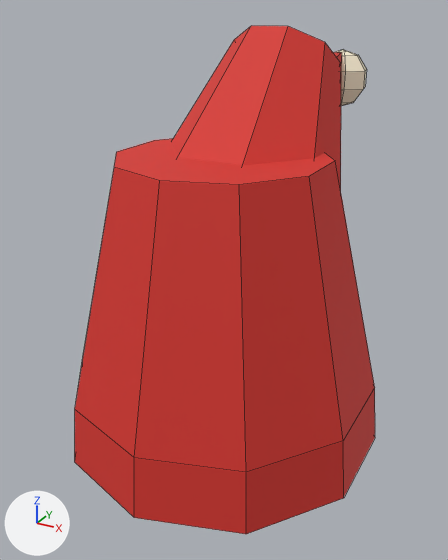
Before and after pictures for a commit that changed the Blender file art/blend/gnomeHat.blend.
Rendered twice from a camera (50 mm lens) standing at (0.31, -0.56, 0.336) and looking at (-0.033, 0.063, 0.024). Arrows for +X, +Y and +Z are at lower left; the lights stay in place. The older version comes first. Mesh edges are drawn as thin lines.

Before the edit, the objects in view are built like this:
```python
me_gnomehat = bpy.data.meshes.new('gnomeHat')
me_gnomehat.from_pydata(...)  # 109 vertices, 94 faces; spans x -0.176..0.176, y -0.185..0.398, z -0.135..0.317
# faces by material slot: [44, 35, 15]
me_gnomehat.materials.append(mat_t_d8342c)  # red #d8342c
me_gnomehat.materials.append(mat_c_fff4d8)  # pale yellow #fff4d8
me_gnomehat.materials.append(mat_e_fff4a0)  # yellow #fff4a0, glowing yellow #fff4a0
# before: 0 (0.0, 0.185, -0.135), 1 (0.0, 0.178, -0.065), 2 (0.109, 0.15, -0.135), 3 (0.105, 0.144, -0.065), 4 (0.176, 0.057, -0.135) at pixel (375, 437)
# before: 5 (0.169, 0.055, -0.065) at pixel (374, 387), 6 (0.176, -0.057, -0.135) at pixel (343, 498), 7 (0.169, -0.055, -0.065) at pixel (343, 440), 8 (0.109, -0.15, -0.135) at pixel (246, 534), 9 (0.105, -0.144, -0.065) at pixel (246, 472)
# before: 10 (0.0, -0.185, -0.135) at pixel (134, 517), 11 (0.0, -0.178, -0.065) at pixel (134, 457), 12 (-0.109, -0.15, -0.135) at pixel (74, 462), 13 (-0.105, -0.144, -0.065) at pixel (74, 409), 14 (-0.176, -0.057, -0.135)
# before: 15 (-0.169, -0.055, -0.065) at pixel (82, 357), 16 (-0.176, 0.057, -0.135), 17 (-0.169, 0.055, -0.065), 18 (-0.109, 0.15, -0.135), 19 (-0.105, 0.144, -0.065)
ob_gnomehat = bpy.data.objects.new('gnomeHat', me_gnomehat)
ob_gnomehat.location = (0.0, 0.0, 0.0)
```
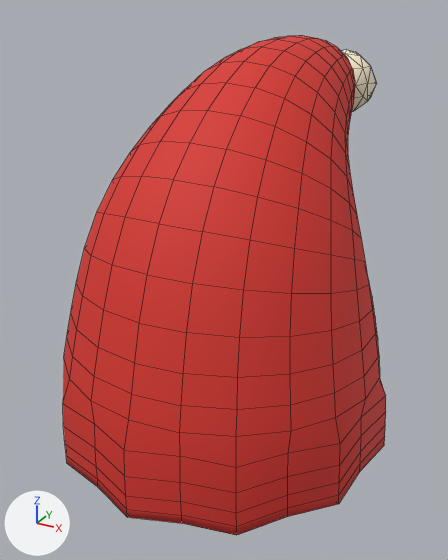
Boxes [x1, y1, x2, y2] around the edits, measured in the pictures (448 x 560 px):
'gnomeHat', reshaped (8% wider): before [75, 26, 375, 534]; after [63, 35, 386, 535]
part 1 of me_gnomehat, rebuilt (19% wider, 9% taller): before [337, 49, 367, 106]; after [341, 49, 377, 111]
part 2 of me_gnomehat, rebuilt (8% wider, 50% taller): before [75, 139, 375, 472]; after [63, 35, 386, 535]
part 3 of me_gnomehat, deleted (red): before [172, 26, 341, 190]
part 4 of me_gnomehat, deleted (mostly hidden): before [333, 52, 342, 64]
part 5 of me_gnomehat, deleted (red): before [75, 388, 375, 534]

The change, as a list of edits to the scene's bpy script:
```text
Add mat_t_3a2a22:
    mat_t_3a2a22 = principled_material('T_3a2a22')
    mat_t_3a2a22.base_color = (0.0423, 0.0232, 0.016)  # brown #3a2a22
    mat_t_3a2a22.roughness = 0.75
Change me_gnomehat:
    used by ob_gnomehat; location = (0.0, 0.0, 0.0)
    verts and faces of me_gnomehat; kept vertices keep their numbers, new ones are numbered from 109
    remove me_gnomehat.from_pydata(...)  # 109 vertices, 94 faces; spans x -0.176..0.176, y -0.185..0.398, z -0.135..0.317
    add me_gnomehat.from_pydata(...)  # 737 vertices, 783 faces; spans x -0.194..0.194, y -0.196..0.424, z -0.125..0.305
    me_gnomehat part 1: the loose piece of 30 vertices spanning x -0.037..0.037, y 0.326..0.398, z 0.2..0.28 is rebuilt with 42 vertices and now spans x -0.044..0.045, y 0.337..0.424, z 0.188..0.279
    me_gnomehat part 2: the loose piece of 20 vertices spanning x -0.169..0.169, y -0.178..0.178, z -0.065..0.195 is rebuilt with 683 vertices and now spans x -0.194..0.194, y -0.196..0.374, z -0.125..0.305
    me_gnomehat part 3: the loose piece of 18 vertices spanning x -0.113..0.113, y -0.046..0.21, z 0.053..0.317 is deleted
    me_gnomehat part 4: the loose piece of 9 vertices spanning x -0.065..0.065, y 0.146..0.356, z 0.161..0.286 is deleted
    me_gnomehat part 5
    add delete_vertices([*range(0, 20)])  # with the faces that use them
    me_gnomehat part 6: the surface is now shaded smooth
    other edits to the shape of me_gnomehat do not show in these pictures
    add me_gnomehat.materials.append(mat_t_3a2a22)  # brown #3a2a22
```
